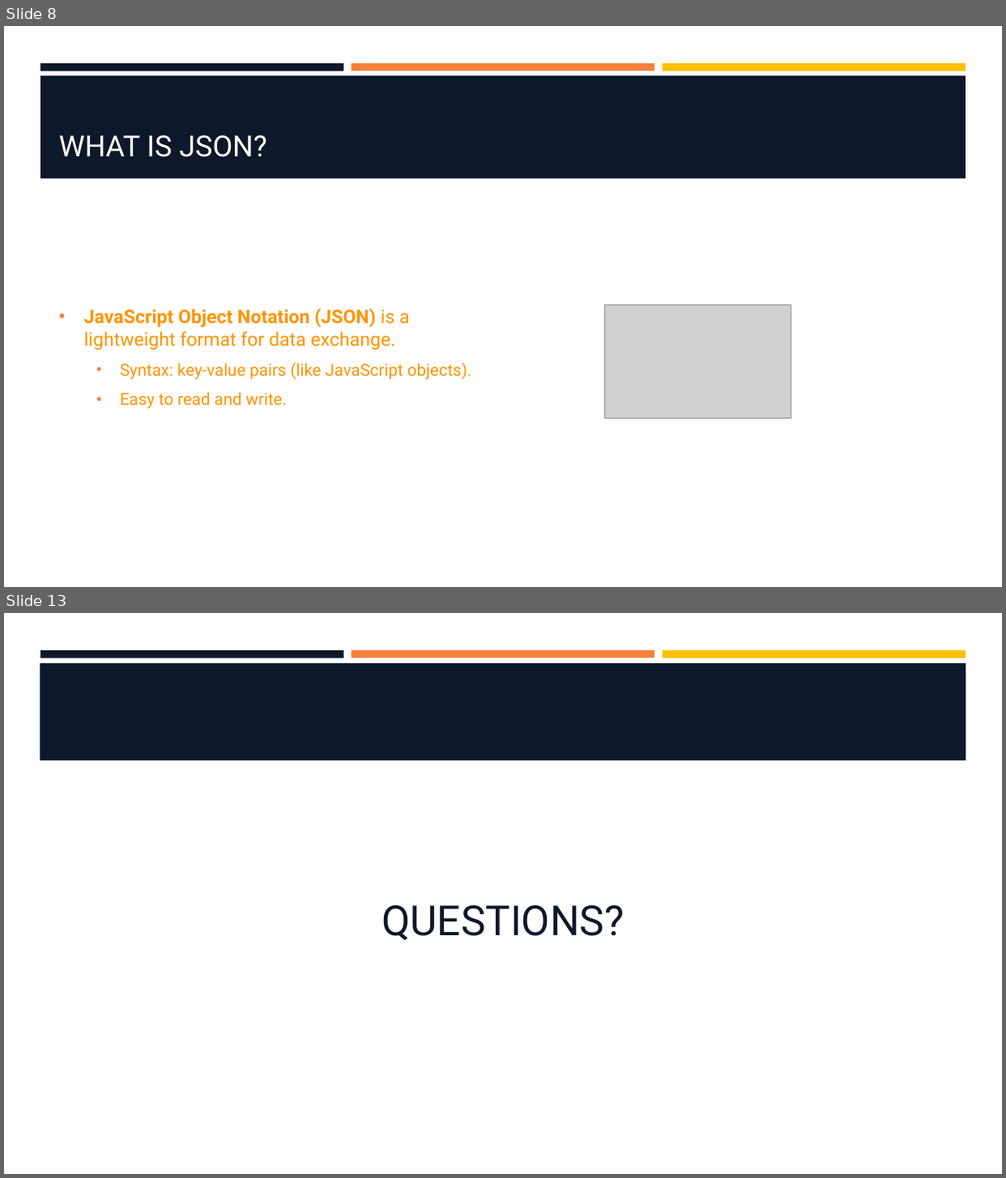
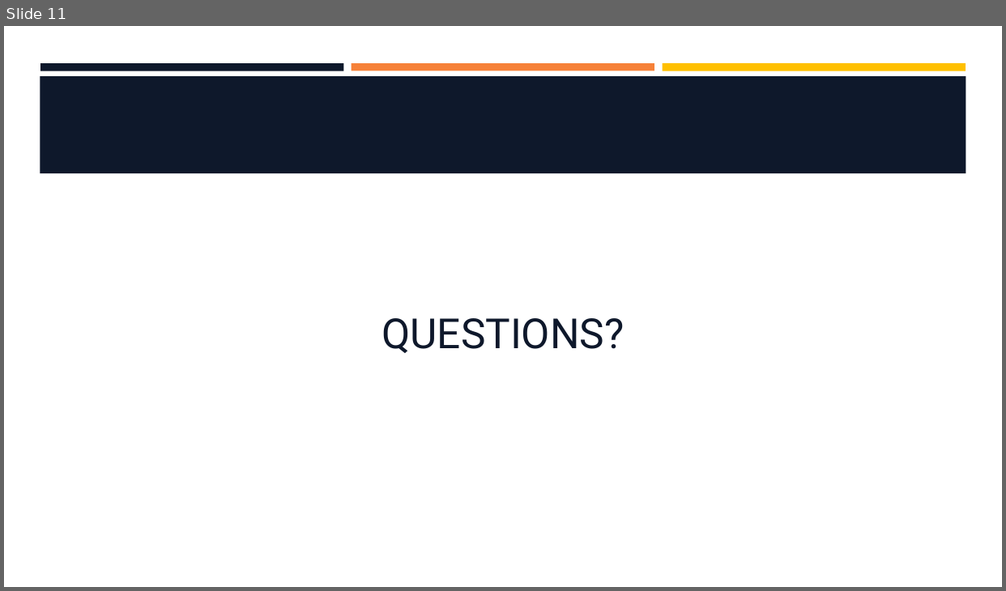
Before and after one commit to hawkeye1900/SBC-Sept24, a slide deck: week-9/W9-S2-Style-and-State/W9-S2-Style-and-State.pptx. Shown one above the other, each under a label of ours: slides 8 and 13 before the commit, slide 11 after it; the slides between them are not shown. The pictures are 1006x1178 and 1006x591 pixels, drawn with LibreOffice and Linux fonts; fonts in the diff are those of the drawing; grey boxes stand for pictures; background and template pictures are left out. Boxes give left, top, right and bottom in pixels: in the first picture for what was removed or moved away, otherwise in the second. Text is boxed around its words. In the diff, an @@ line names an element or a change of style, - is before the commit and + after.

```diff
--- a/week-9/W9-S2-Style-and-State/W9-S2-Style-and-State.pptx
+++ b/week-9/W9-S2-Style-and-State/W9-S2-Style-and-State.pptx
@@ slide 8 removed at [4,26,1002,587], background #FFFFFF; not listed: 3 template elements that a slide beside it also shows @@
@@ rectangle removed at [40,75,966,179] @@
@@ title removed at [59,135,266,157] @@
-WHAT IS JSON?
@@ text removed at [84,309,471,409] @@
-• JavaScript Object Notation (JSON) is a lightweight format for data exchange.
-  • Syntax: key-value pairs (like JavaScript objects).
-  • Easy to read and write.
@@ picture removed at [605,305,791,418] @@
@@ what was slide 13 is now slide 11 @@
```
Also in this commit, not shown: 3 slides changed, 7 slides added, 8 other slides removed.
